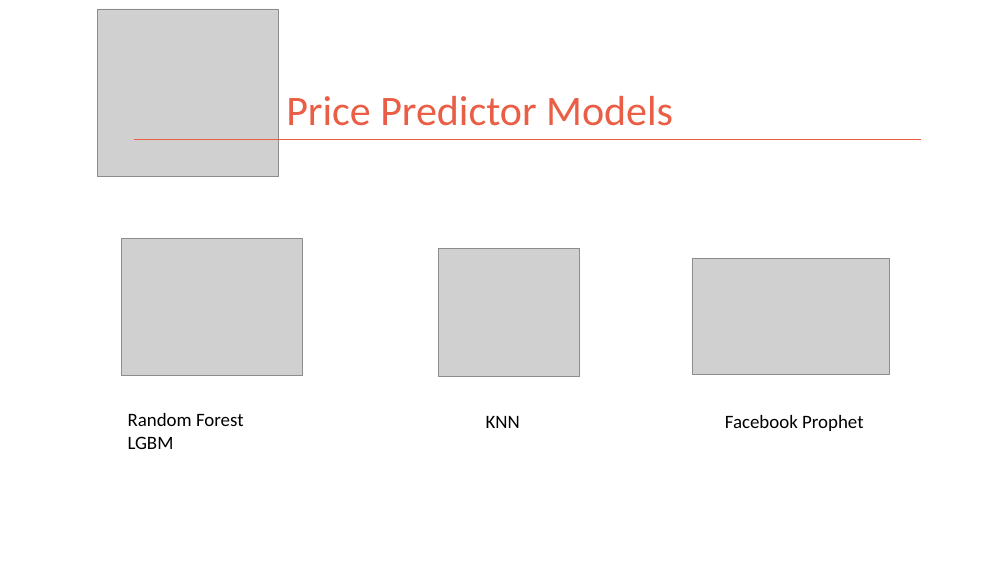
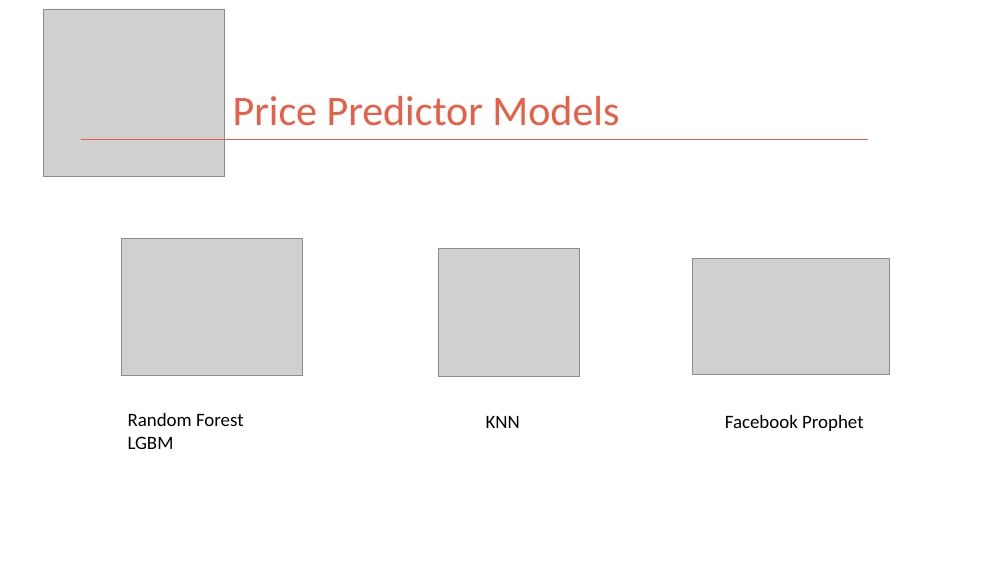
Before and after one commit to kman4/AirbnbPredictions, a slide deck: slide 1 of Airbnb Price Predictions (Model).pptx. Drawn at 1008x567 pixels with LibreOffice and Linux fonts; fonts in the diff are those of the drawing; grey boxes stand for pictures. Boxes give left, top, right and bottom in pixels: in the first picture for what was removed or moved away, otherwise in the second. Text is boxed around its words. In the diff, an @@ line names an element or a change of style, - is before the commit and + after.

```diff
--- a/Airbnb Price Predictions (Model).pptx
+++ b/Airbnb Price Predictions (Model).pptx
@@ 1 title, 1 picture, 1 line moved together from (x1=98, y1=9, x2=922, y2=176) to (x1=44, y1=9, x2=868, y2=176) @@
```
Also in this commit, not shown: 2 other slides changed, 4 slides added.
